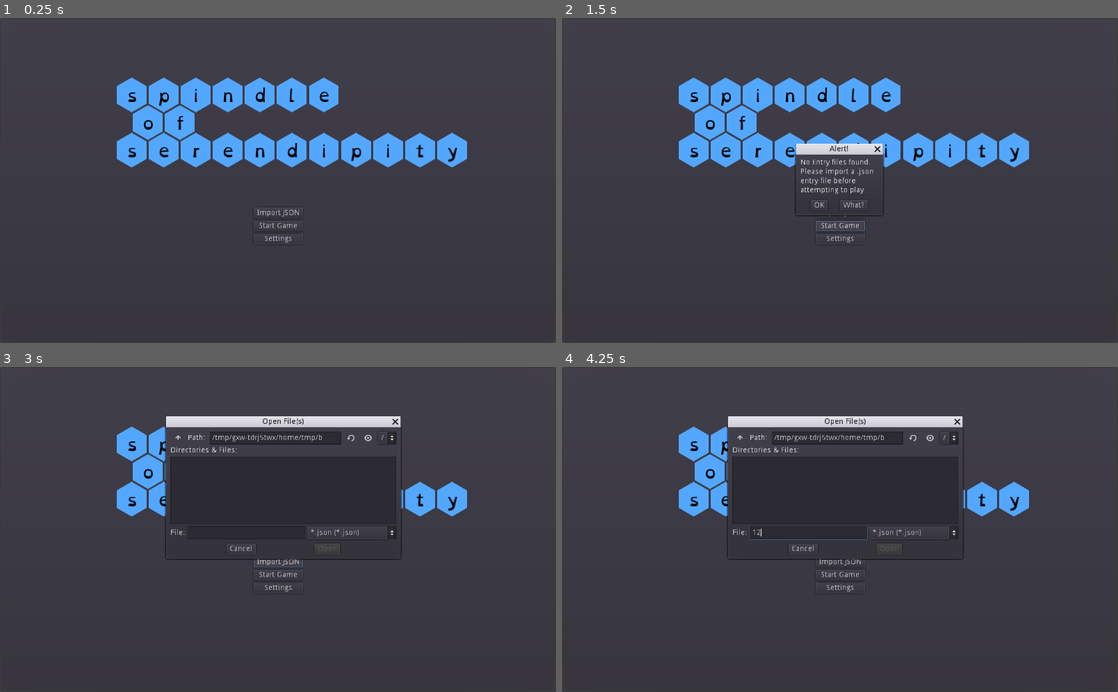
Above: before the commit, frames 1-4 (two rows, left to right).
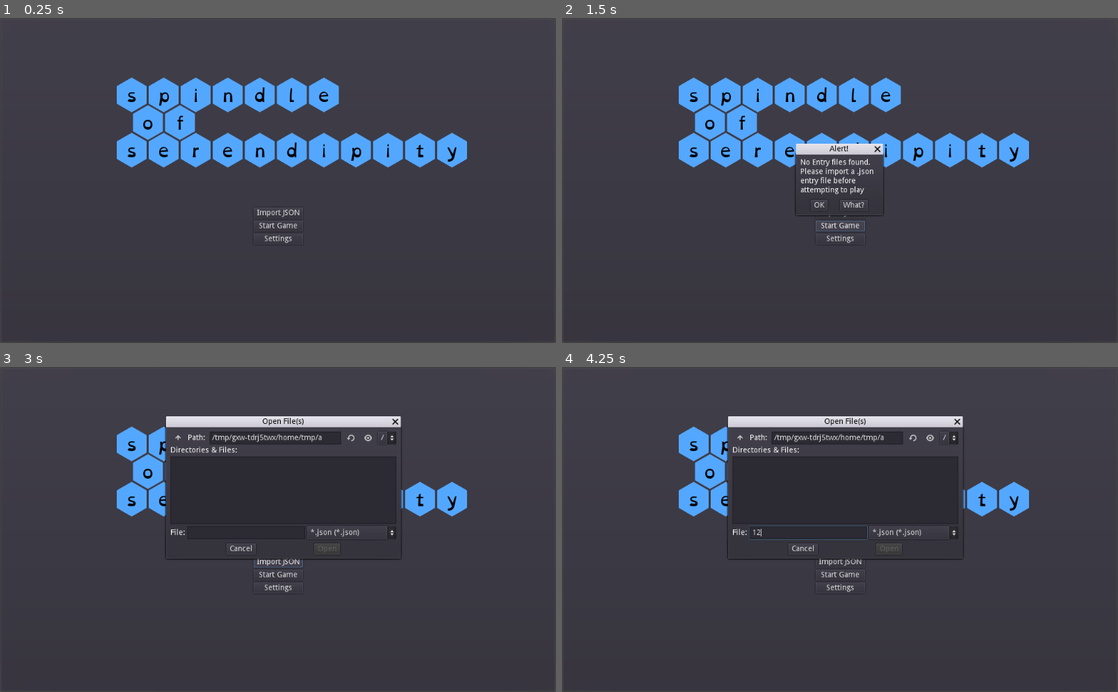
Above: after the commit, the same moments.

Repository: zacryol/spindle-of-serendipity
Game: Godot game, scene res://game/menus/MainMenu.tscn
Two runs of this game, one before a commit and one after it. Both use one fixed random seed, a clock stepped at 60 frames per second and the inputs below.
Inputs (mouse positions are in pixels of both pictures, inside the frame that each line leads up to):
- Up to frame 1 (0.25 s): no input
- Up to frame 2 (1.5 s): click "Start Game" at 0.5 s; click "Start Game" at 1.25 s
- Up to frame 3 (3 s): click "OK" at 2 s; click "Import JSON" at 2.75 s
- Up to frame 4 (4.25 s): click (806, 532) at 3.52 s; type "12" at 3.6 s

The runs differ from the first frame. In frame 1, 0.6% of the frame differs, in the area x 22-83%, y 20-70%; in frame 2, 0.8%; in frame 3, 0.6%; in frame 4, 0.6%.

Commit message:
Window can be made larger

Diff:
--- a/godot/project.godot
+++ b/godot/project.godot
@@ -33,8 +33,7 @@
 
 [display]
 
-window/stretch/mode="2d"
-window/stretch/aspect="keep"
+window/stretch/aspect="expand"
 
 [rendering]
 
--- a/godot/system/singletons/GlobalVars.gd
+++ b/godot/system/singletons/GlobalVars.gd
@@ -46,6 +46,8 @@
 	t.start()
 	randomize()
 
+	OS.min_window_size = Vector2(1024, 600)
+
 
 func _timer():
 	randomize()
